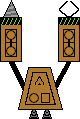
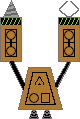
Two versions of the same layered image (80 x 119). Layer-by-layer changes:
added layer "grey outline" above "RightAppendage" over [0, 0, 80, 119]